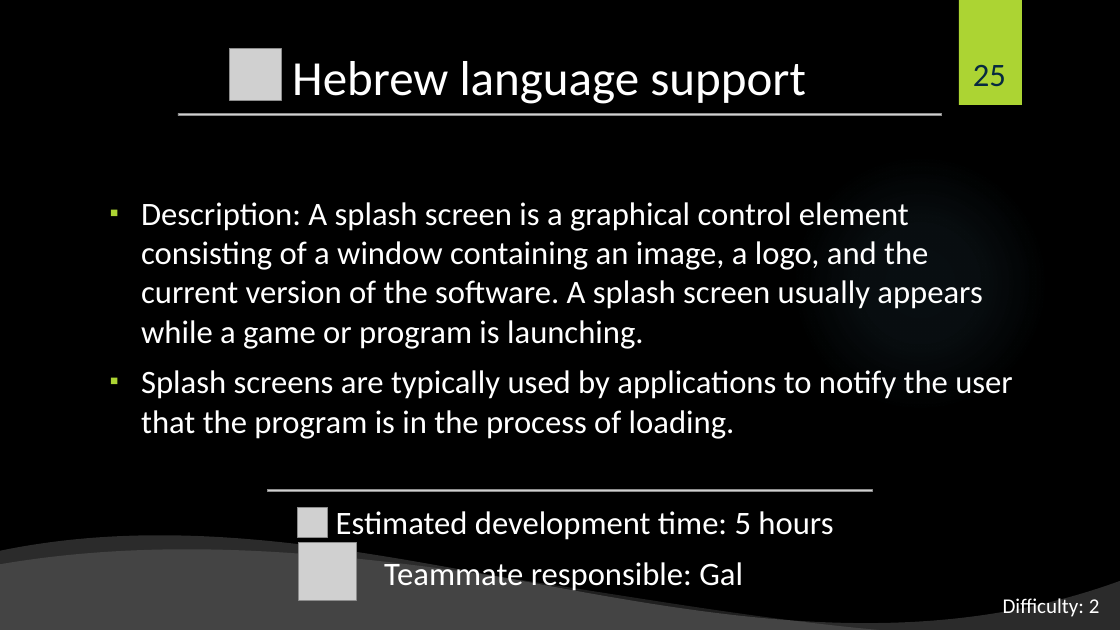
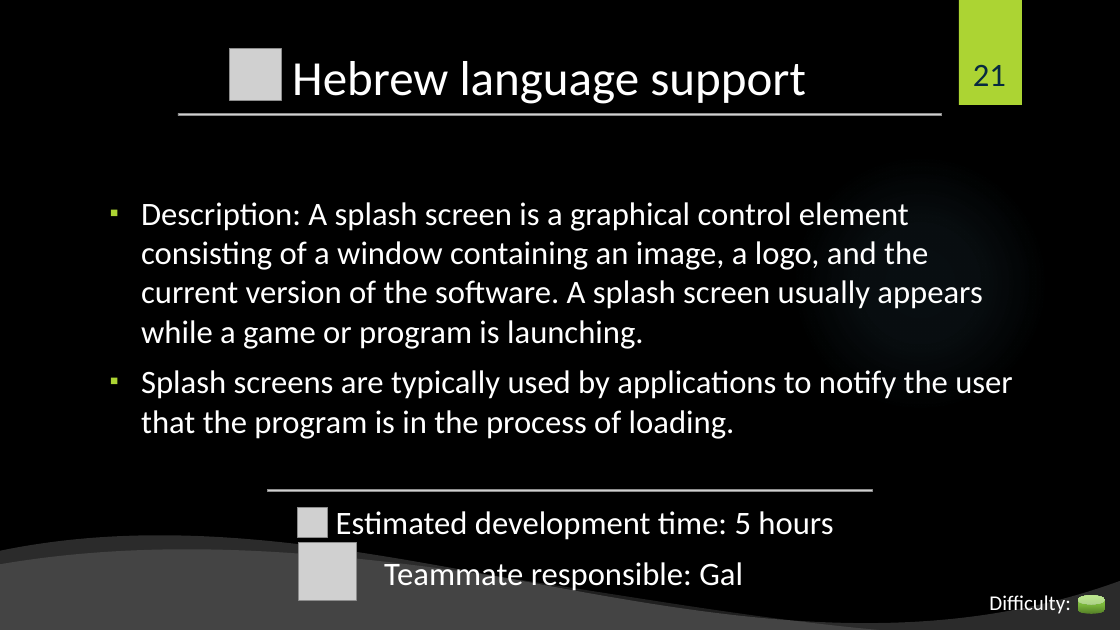
Before and after one commit to shiftlyapp/Shiftly, a slide deck: slide 21 of Backlog.pptx (slide 25 before the commit). Drawn at 1120x630 pixels with LibreOffice and Linux fonts; fonts in the diff are those of the drawing; grey boxes stand for pictures; background and template pictures are left out. Boxes give left, top, right and bottom in pixels: in the first picture for what was removed or moved away, otherwise in the second. Text is boxed around its words. In the diff, an @@ line names an element or a change of style, - is before the commit and + after.

Commit message:
Upload a revised presentation

```diff
--- a/Backlog.pptx
+++ b/Backlog.pptx
@@ page number at [973, 65, 1006, 86]: text changed @@
-25
+21
@@ text at [989, 593, 1070, 614]: text changed @@
-Difficulty: 2
+Difficulty:
@@ cylinder added at [1078, 596, 1106, 614], fill gradient #57812A to #7BB73B to #92DA46 @@
```
Also in this commit, not shown: 17 other slides changed, 5 slides removed.
